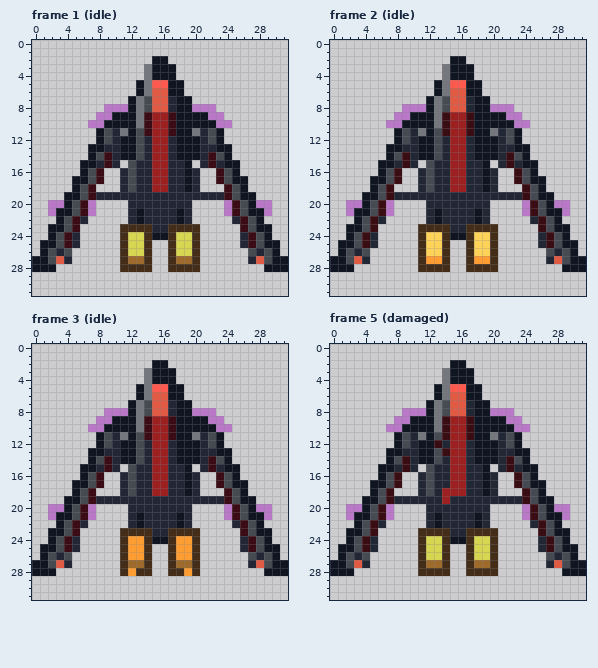
Pixel-art file -- assets/sources/enemies/talon_interceptor_elite.ase. The first picture shows the starting point.
32x32 pixels, 11 frames. Shown: frame 1 (idle), frame 2 (idle), frame 3 (idle), frame 5 (damaged).
New version:
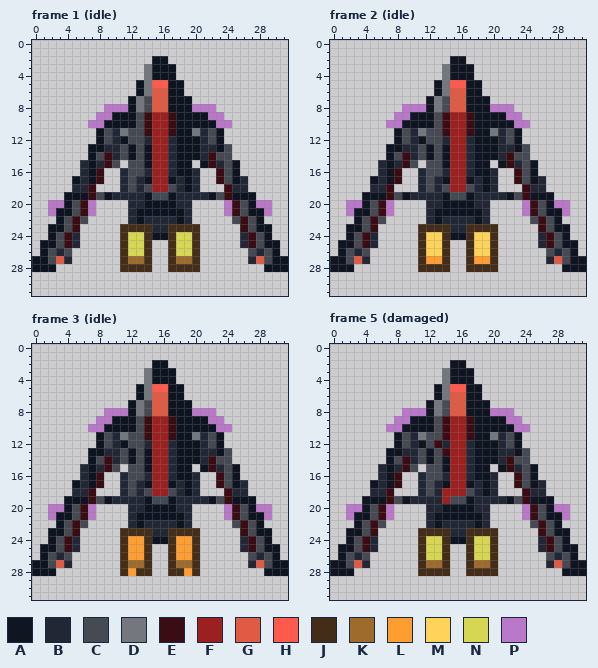
Palette (. is transparent): A #101522  B #222735  C #464a52  D #74777d  E #3a0d14  F #9c2020  G #e15a43  H #ff5a4d  J #442d18  K #9e6b2d  L #ff9d32  M #ffd35a  N #d6d653  P #b979c8
Diff:
layer "Armored Depth" added
--- frame 1 (idle), layer "Armored Depth"
@@ x 0..31 @@
  6 .............ADGGAA.............
- 7 ............ADCGGBAA............
- 8 .........PPPADCGGBAAPPP.........
- 9 ........PPAAADEFFEAAAAPP........
-10 .......PPAAAADEFFEAAAAAPP.......
-11 ........ACBDACEFFEAADBCA........
-12 ........ACBAACBFFBAAABCA........
-13 .......AABBAACBFFBAAABBAA.......
-14 .......ACEBAACBFFBAAABECA.......
-15 ......AABEB.CBBFFBBA.BEBAA......
-16 ......ACE..BCBBFFBBAB..ECA......
-17 .....AACE..BCBBFFBBAB..ECAA.....
-18 .....ACE...BCBBFFBBAB...ECA.....
-19 ....AACEBBBBBBBBBBBBBBBBECAA....
-20 ..PPACEP....BBBBBBBB....PECAPP..
-21 ..PAACEP....BABBBBAB....PECAAP..
-22 ...ACEB.....BABBBBAB.....BECA...
+ 7 ............ADCGGAAA............
+ 8 .........PPPADCGGAAAPPP.........
+ 9 ........PPAAACEFFEAAAAPP........
+10 .......PPAAAACEFFEAAAAAPP.......
+11 ........ACBDCCEFFEAADBCA........
+12 ........ACBACCBFFBAAABCA........
+13 .......AABBCACAFFBAAABBAC.......
+14 .......ACEBCACAFFBAAABECC.......
+15 ......BABEC.CCAFFBAA.AEBCA......
+16 ......BAE..BCCBFFBAAB..ECA......
+17 .....ABAE..BCBAFFABAB..ECAB.....
+18 .....BBE...BCBCFFCBAB...EBB.....
+19 ....AAAECABBBBACCABBBBACEAAA....
+20 ..PPACEP....BBAAAABB....PECAPP..
+21 ..PAACEP....BAAAAAAB....PECAAP..
+22 ...ACEC.....BABBBBAB.....CECA...
 23 ..AACE.....JJJJBBJJJJ.....ECAA..
--- frame 2 (idle), layer "Armored Depth": the same change as frame 1 (idle)
--- frame 3 (idle), layer "Armored Depth": the same change as frame 1 (idle)
--- frame 5 (damaged), layer "Armored Depth"
@@ x 0..31 @@
  6 .............ADGGAA.............
- 7 ............ADCGGBAA............
- 8 .........PPPADCGGBAAPPP.........
- 9 ........PPAAADEFFEAAAAPP........
-10 .......PPAAAADEFFEAAAAAPP.......
-11 ........ACBDACEFFEAADBCA........
-12 ........ACBAAEBFFBAAABCA........
-13 .......AABBAACEFFBAAABBAA.......
-14 .......ACEBAACBFFBAAABECA.......
-15 ......AABEB.CBBFFBBA.BEBAA......
-16 ......ACE..BCBBFFBBAB..ECA......
-17 .....AACE..BCBBFFBBAB..ECAA.....
-18 .....ACE...BCBFFFBBAB...ECA.....
-19 ....AACEBBBBBBFBBBBBBBBBECAA....
-20 ..PPACEP....BBBBBBBB....PECAPP..
-21 ..PAACEP....BABBBBAB....PECAAP..
-22 ...ACEB.....BABBBBAB.....BECA...
+ 7 ............ADCGGAAA............
+ 8 .........PPPADCGGAAAPPP.........
+ 9 ........PPAAACEFFEAAAAPP........
+10 .......PPAAAACEFFEAAAAAPP.......
+11 ........ACBDCCEFFEAADBCA........
+12 ........ACBACEBFFBAAABCA........
+13 .......AABBCACEFFBAAABBAC.......
+14 .......ACEBCACAFFBAAABECC.......
+15 ......BABEC.CCAFFBAA.AEBCA......
+16 ......BAE..BCCBFFBAAB..ECA......
+17 .....ABAE..BCBAFFABAB..ECAB.....
+18 .....BBE...BCBFFFCBAB...EBB.....
+19 ....AAAECABBBBFCCABBBBACEAAA....
+20 ..PPACEP....BBAAAABB....PECAPP..
+21 ..PAACEP....BAAAAAAB....PECAAP..
+22 ...ACEC.....BABBBBAB.....CECA...
 23 ..AACE.....JJJJBBJJJJ.....ECAA..
Where, in picture pixels (left, top, right, bottom), the same in both pictures:
changed: (72, 96, 248, 224)
changed: (370, 96, 546, 224)
changed: (72, 400, 248, 528)
changed: (370, 400, 546, 528)
